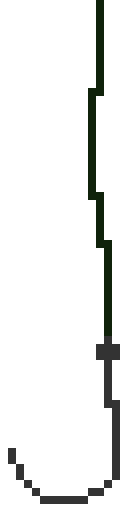
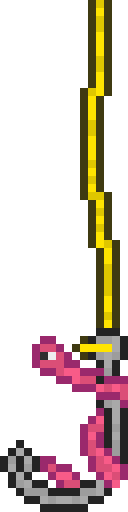
Comparing the layer stacks of the two 128x512 images. Changes:
added layer "Layer 2" above "Layer 1" over [0,0,128,512]
